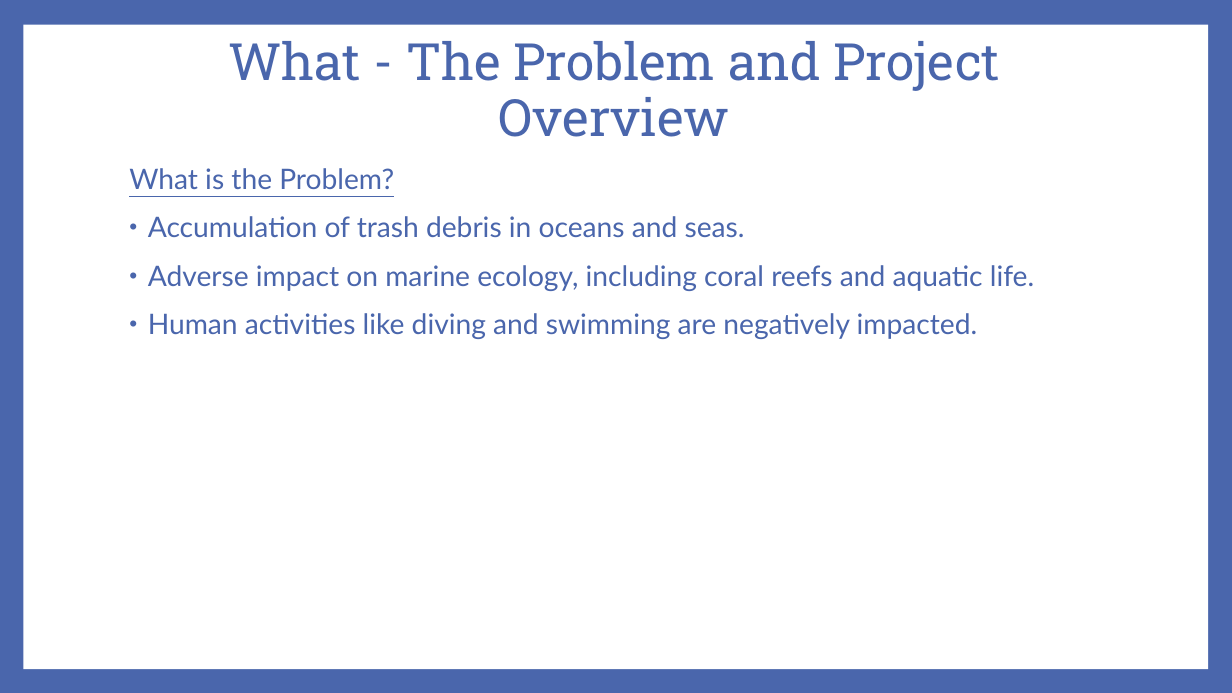
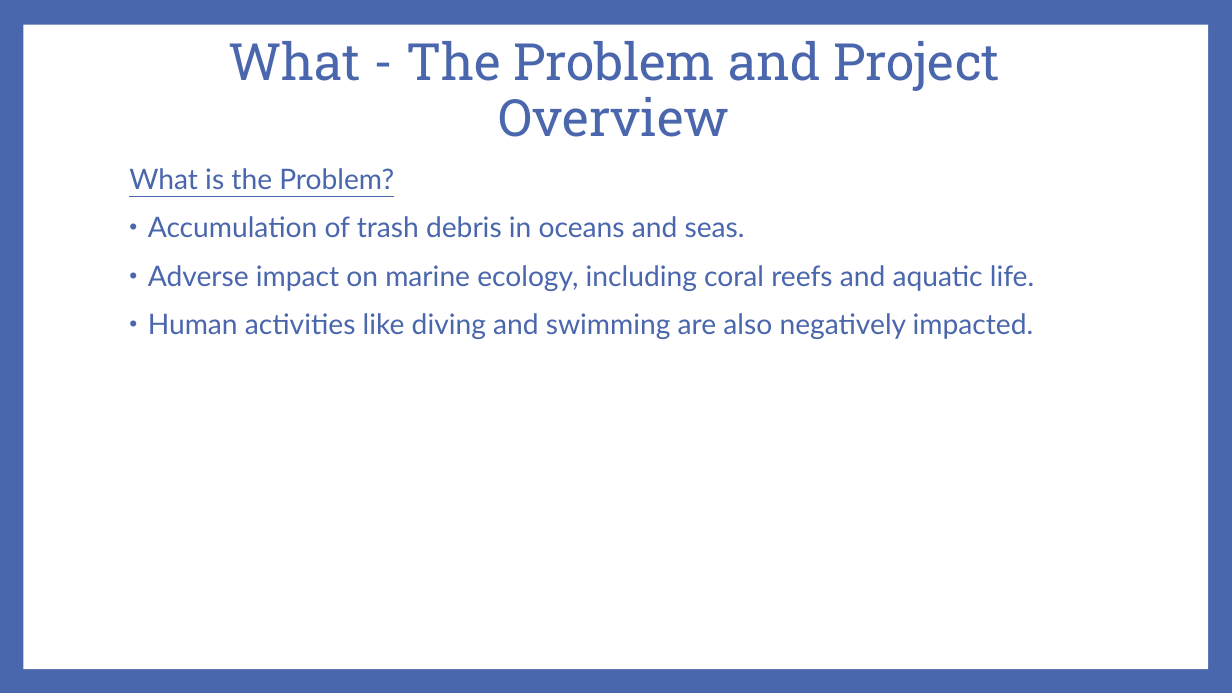
Before and after one commit to markdingli18/FYP_Mark_Dingli, a slide deck: slide 2 of Documents/FYP/powerpoint.pptx. Drawn at 1232x693 pixels with LibreOffice and Linux fonts; fonts in the diff are those of the drawing. Boxes give left, top, right and bottom in pixels: in the first picture for what was removed or moved away, otherwise in the second. Text is boxed around its words. In the diff, an @@ line names an element or a change of style, - is before the commit and + after.

Commit message:
Powerpoint_final

```diff
--- a/Documents/FYP/powerpoint.pptx
+++ b/Documents/FYP/powerpoint.pptx
@@ text at <box>148,313,1034,339</box>: text changed @@
-• Human activities like diving and swimming are negatively impacted.
+• Human activities like diving and swimming are also negatively impacted.
```
Also in this commit, not shown: 17 slides added, 1 slide removed.
